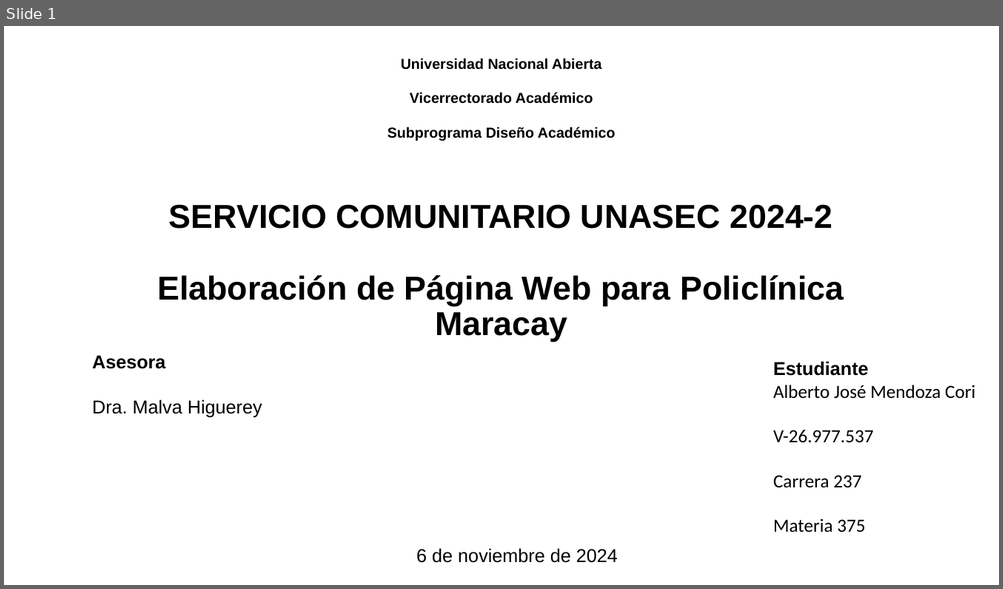
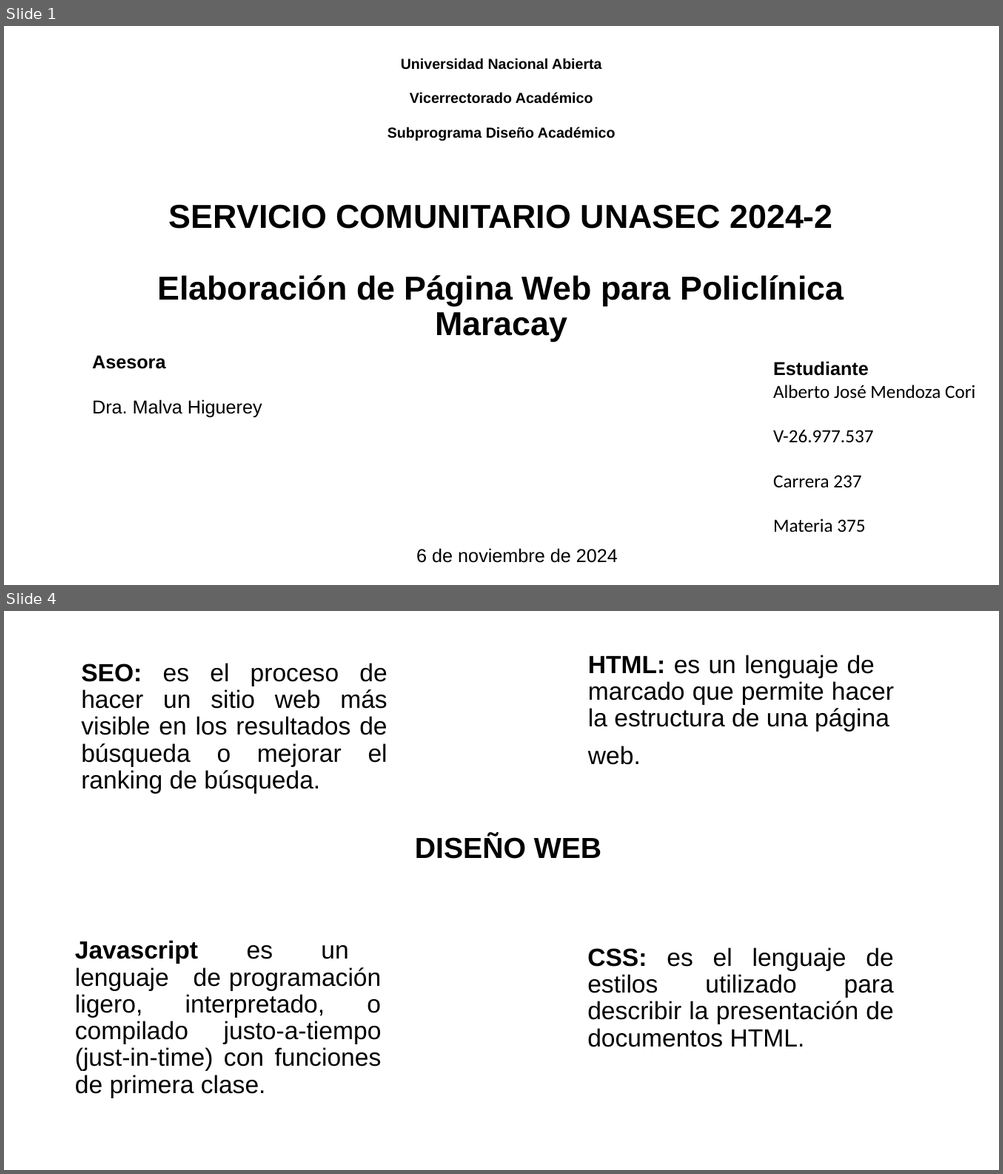
Before and after one commit to Aj4Mc/Pasantia, a slide deck: Presentacion servicio comunitario.pptm. Shown one above the other, each under a label of ours: slide 1 before the commit, slides 1 and 4 after it; the slides between them are not shown. The pictures are 1003x589 and 1003x1174 pixels, drawn with LibreOffice and Linux fonts; fonts in the diff are those of the drawing. Boxes give left, top, right and bottom in pixels: in the first picture for what was removed or moved away, otherwise in the second. Text is boxed around its words. In the diff, an @@ line names an element or a change of style, - is before the commit and + after.

```diff
--- a/Presentacion servicio comunitario.pptm
+++ b/Presentacion servicio comunitario.pptm
@@ slide 4 added at box(4, 611, 999, 1170), background #FFFFFF @@
@@ text added at box(588, 655, 893, 765), 24 pt, text #000000 @@
+HTML: es un lenguaje de marcado que permite hacer la estructura de una página
+web.
@@ text added at box(81, 663, 387, 794), 24 pt, text #000000 @@
+SEO: es el proceso de hacer un sitio web más visible en los resultados de búsqueda o mejorar el ranking de búsqueda.
@@ text added at box(415, 835, 601, 859), 28 pt, text #000000, bold @@
+DISEÑO WEB
@@ text added at box(75, 940, 381, 1099), 24 pt, text #000000 @@
+Javascript es un lenguaje de programación ligero, interpretado, o compilado justo-a-tiempo (just-in-time) con funciones de primera clase.
@@ text added at box(587, 948, 893, 1048), 24 pt, text #000000 @@
+CSS: es el lenguaje de estilos utilizado para describir la presentación de documentos HTML.
```
Also in this commit, not shown: 4 slides changed, 7 other slides added, 4 slides removed.
